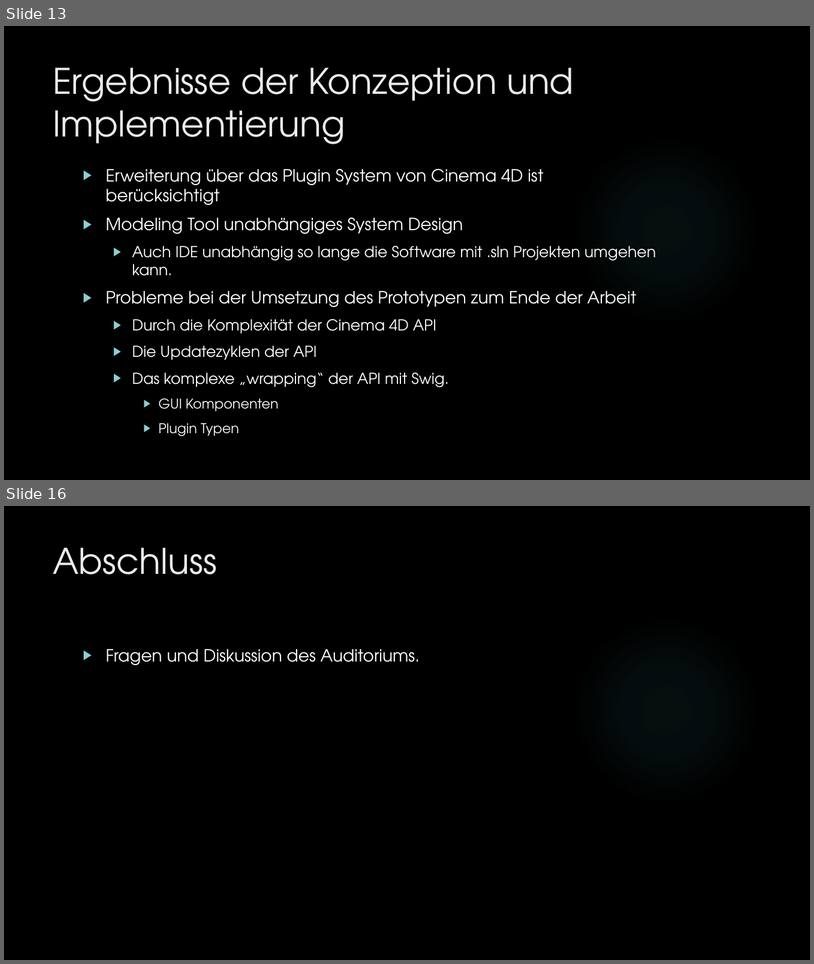
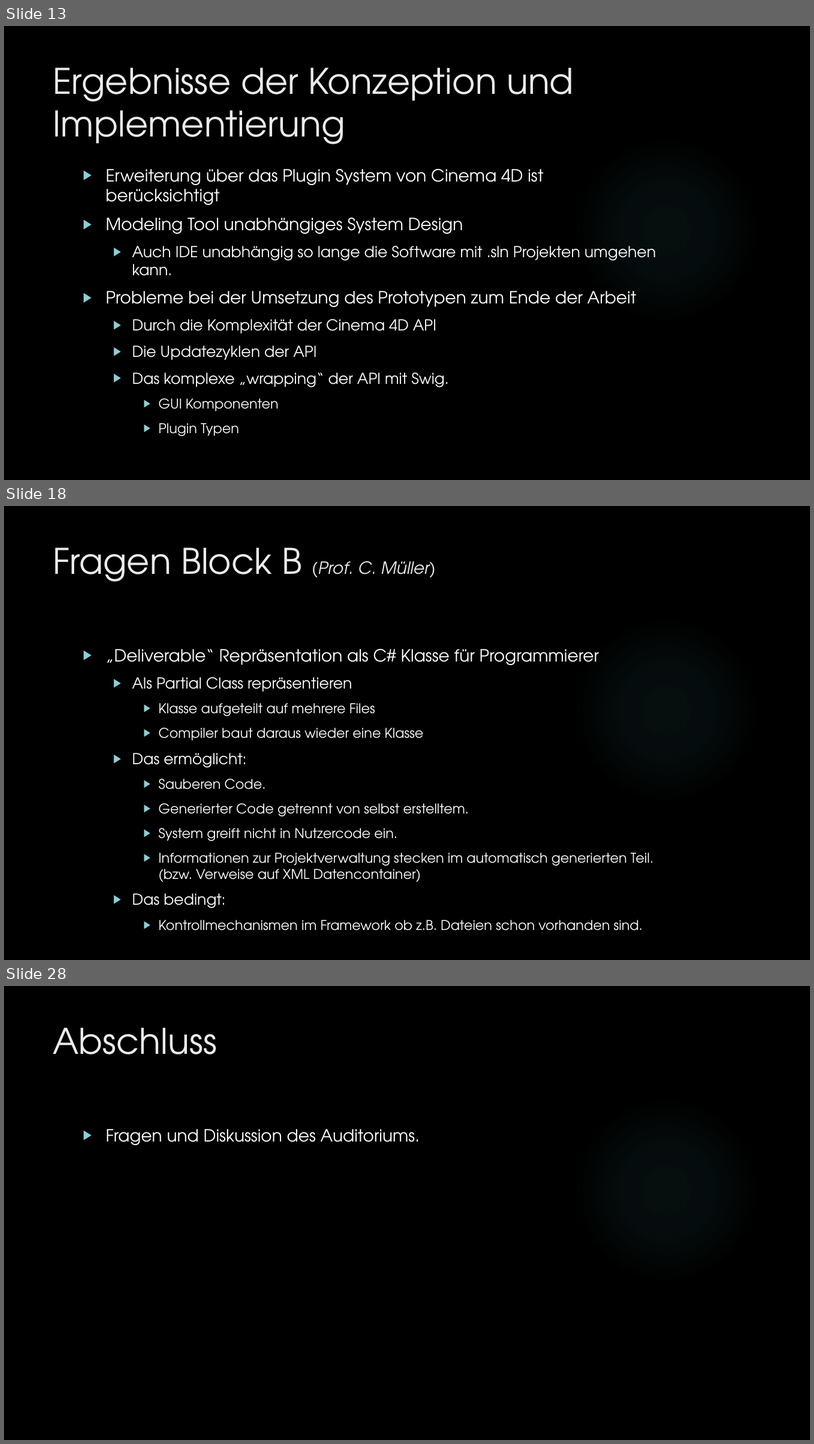
Before and after one commit to dNovel/MasterThesisWS1415, a slide deck: Disputation/Praesentation_DominikSteffen.pptx. Shown one above the other, each under a label of ours: slides 13 and 16 before the commit, slides 13, 18 and 28 after it; the slides between them are not shown. The pictures are 814x964 and 814x1444 pixels, drawn with LibreOffice and Linux fonts; fonts in the diff are those of the drawing; background and template pictures are left out. Boxes give left, top, right and bottom in pixels: in the first picture for what was removed or moved away, otherwise in the second. Text is boxed around its words. In the diff, an @@ line names an element or a change of style, - is before the commit and + after.

Commit message:
Fragen von Prof. Müller eingefügt
Fragen eingefügt und beantwortet. Nächster Schritt: Prof. Taube

```diff
--- a/Disputation/Praesentation_DominikSteffen.pptx
+++ b/Disputation/Praesentation_DominikSteffen.pptx
@@ slide 18 added at bbox=[4, 506, 810, 960], background picture (left out); not listed: 1 template element that a slide beside it also shows @@
@@ title added at bbox=[53, 547, 436, 582], 20 pt, text #EBEBEB, italic @@
+Fragen Block B (Prof. C. Müller)
@@ text added at bbox=[106, 649, 654, 930], 16 pt, text #FFFFFF @@
+▶ „Deliverable“ Repräsentation als C# Klasse für Programmierer
+  ▶ Als Partial Class repräsentieren
+    ▶ Klasse aufgeteilt auf mehrere Files
+    ▶ Compiler baut daraus wieder eine Klasse
+  ▶ Das ermöglicht:
+    ▶ Sauberen Code.
+    ▶ Generierter Code getrennt von selbst erstelltem.
+    ▶ System greift nicht in Nutzercode ein.
+    ▶ Informationen zur Projektverwaltung stecken im automatisch generierten Teil. (bzw. Verweise auf XML Datencontainer)
+  ▶ Das bedingt:
+    ▶ Kontrollmechanismen im Framework ob z.B. Dateien schon vorhanden sind.
@@ what was slide 16 is now slide 28 @@
```
Also in this commit, not shown: 2 slides changed, 11 other slides added, 2 other files.
